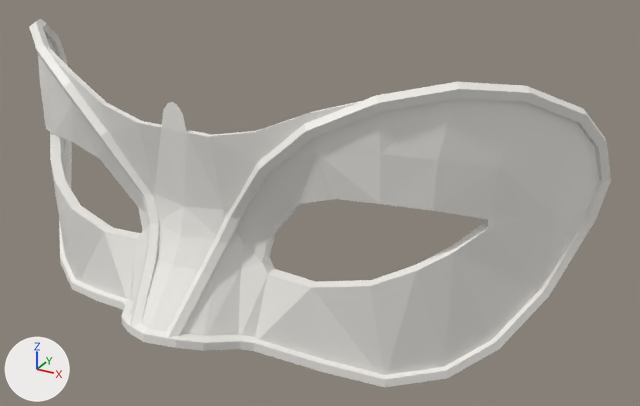
Before and after pictures for a commit that changed the glTF model apps/web/public/assets/3dx/accessories/mask/3dx_m_mask_2.glb.
The view is the same before and after, from a 50 mm lens placed at (0.0965, -0.2124, 1.7373), pointed at (0.017, -0.0678, 1.665). The axes (+X, +Y, +Z) are drawn at lower left. The lights are the same throughout. The picture after the commit comes second.

In view in the first picture: 'mask_2'.
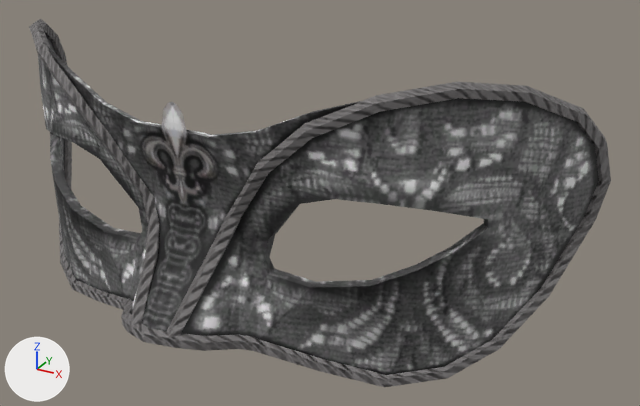
Edits to the scene script, one JSON object a line:
```json
{"op": "add", "block": "img_3dx_m_mask_2_albedo", "code": ["img_3dx_m_mask_2_albedo = load_image('3dx_m_mask_2_albedo', '_unpacked/3dx_m_mask_2_albedo', 256, 256, 'sRGB')"]}
{"op": "add", "block": "img_3dx_m_mask_2_normal", "code": ["img_3dx_m_mask_2_normal = load_image('3dx_m_mask_2_normal', '_unpacked/3dx_m_mask_2_normal', 128, 128, 'Non-Color')"]}
{"op": "add", "block": "mat_mask_2", "code": ["mat_mask_2 = bpy.data.materials.new('mask_2')", "# uses the picture img_3dx_m_mask_2_albedo", "# uses the picture img_3dx_m_mask_2_normal"]}
{"block": "me_mask_2", "where": "me_mask_2.from_pydata(...)  # 360 vertices, 640 faces; spans x -0.0697..0.0697, y -0.1048..-0.0478, z 1.6366..1.6966"}
{"op": "remove", "block": "me_mask_2", "code": "me_mask_2.materials.append(mat_skin)  # white #f1efea"}
{"op": "add", "block": "me_mask_2", "code": "me_mask_2.materials.append(mat_mask_2)"}
```

Location of each change, (x1, y1, x2, y2) in pixels of the pictures (640 x 406 px):
```json
{"object": "mask_2", "change": "recoloured", "before": [29, 19, 611, 387], "after": [29, 19, 611, 387], "on screen": "white to grey"}
```
